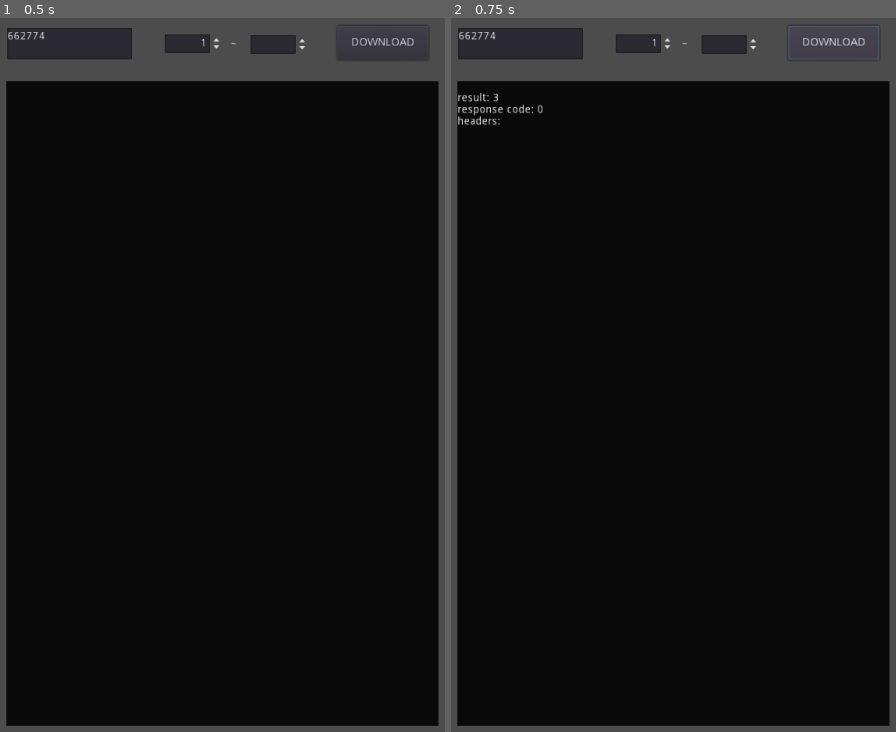
Above: before the commit, frames 1-2 (left to right).
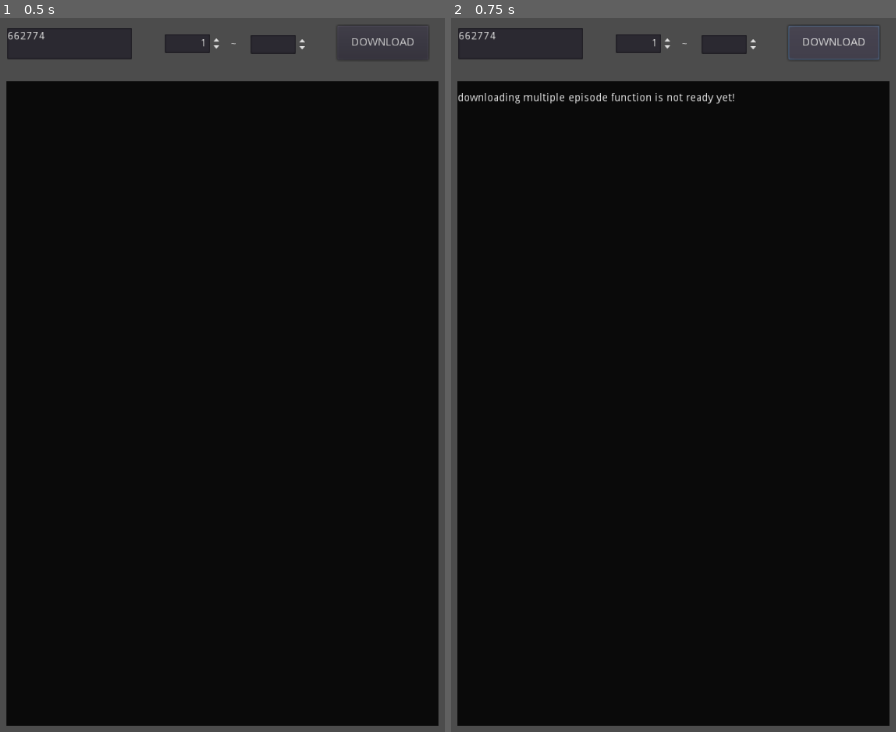
Above: after the commit, the same moments.

Repository: enhyq/GodotProject
Game: Godot game, scene res://Main.tscn
The game is run twice, just before and just after one commit, with the same random seed, the same clock (stepped at 60 frames per second) and the same inputs. The project has no main scene, so this scene is started directly.
Inputs:
- Up to frame 1 (0.5 s): no input
- Up to frame 2 (0.75 s): click "DOWNLOAD" at 0.5 s

Frame 1 is identical in both runs. In frame 2, 0.6% of the frame differs, in the area x 1-64%, y 10-15%.

Commit message:
Add single episode download function

Diff:
--- a/webtoon_downloader/Main.gd
+++ b/webtoon_downloader/Main.gd
@@ -1,20 +1,43 @@
 extends Node2D
 
-var img_data:Array = []
+
+# global variables to store shared data
+var img_urls:Array = []
 var img_save_path:String
-var base_url = "https://comic.naver.com/webtoon/detail.nhn?titleId=%d&no=%d"
+var request_header
+var current_episode:int # for storing currently downloading episode number
+
+# node shortcuts
+var _output_display
+var _titleid_input
+var _episode_from_input
+var _episode_to_input
+
 
 func _ready():
-	pass
+	_output_display = $Node/OuputDisplay
+	_titleid_input = $Node/TitleIdInput
+	_episode_from_input = $Node/EpisodeFromInput
+	_episode_to_input = $Node/EpisodeToInput
 
 
-func add_text(RTlabel:RichTextLabel, string:String, newline:bool = true):
-	if newline:
-		RTlabel.text += "\n" + string
-	else:
-		RTlabel.text += string
+func get_titleid_val():
+	return _titleid_input.text.to_int()
+func get_episode_from_val():
+	return _episode_from_input.value
+func get_episode_to_val():
+	return _episode_to_input.value
 
 
+# adds string to OuputDisplay node
+func print_on_output_display(string:String, newline:bool = true):
+	if newline:
+		_output_display.text += "\n" + string
+	else:
+		_output_display.text += string
+
+
+# function for saving data on OS file -- for debugging
 func append_to_text_file(file_path:String, string:String):
 	var file = File.new()
 	var error = file.open(file_path, file.READ_WRITE)
@@ -31,17 +54,39 @@
 	file.close()
 
 
-func get_requeste_url() -> String:
-	var titleid = $Node/TitleIdInput.text.to_int()
-	var episode_from = $Node/EpisodeFrom.value
-	var episode_to= $Node/EpisodeTo.value
-	var request_url = base_url % [titleid, episode_to]
-	return request_url
-
-func get_naver_comic():
-	$HTTPRequest.request(get_requeste_url())
+# creates a valid url address to specific title and episode of naver comic
+func create_naver_comic_url(titleId, episode) -> String:
+	return "https://comic.naver.com/webtoon/detail.nhn?titleId=%d&no=%d" % [titleId, episode]
 
 
+# ***** 1 *****
+func _on_DownloadButton_pressed():
+	# download single episode page
+	if get_episode_from_val() == get_episode_to_val():
+		$HTTPRequest.connect("request_completed", self, "_on_getWebtoonPage_request_completed")
+		$HTTPRequest.request(create_naver_comic_url(get_titleid_val(), get_episode_to_val()))
+	else:
+		print_on_output_display("downloading multiple episode function is not ready yet!")
+
+
+# ***** 2 *****
+func _on_getWebtoonPage_request_completed(result, response_code, headers, body):
+	print_HTTPRequest_RRH_on_output_display(result, response_code, headers)
+	img_urls.clear()
+	img_urls = parse_img_data_from_html(body)
+
+	# debug
+	for i in img_urls:
+		append_to_text_file("/tmp/guest-6fr2gu/Desktop/test.txt", i)
+
+	if img_urls != []:
+		$FileDialog.popup_centered()
+	else:
+		print_on_output_display("No Imgage url was Found...")
+
+
+# ***** 2.5 ***** (used in step 2)
+# extracts img urls from webtoon page
 func parse_img_data_from_html(html_data_buffer:PoolByteArray) -> Array:
 	var img_scr_list = []
 	var xml = XMLParser.new()
@@ -50,12 +95,13 @@
 		printerr("Error has accured while trying to OPEN xml buffer...  error code:", error)
 		return []
 
-	error = xml.read()
+	error = xml.read()	# begin reading the first line of xml
 	if error != OK:
 		printerr("Error has accured while trying to READ xml buffer...  error code:", error)
 		return []
 
-	var temp_path = "C:/Users/admin/Documents/GitHub/test.txt" #for windows computer
+#	var temp_path = "C:/Users/admin/Documents/GitHub/test.txt" # for windows computer debug
+	var temp_path = "/tmp/guest-6fr2gu/Desktop/test.txt" # for linux computer debug
 #	var path= "user://test.txt"
 
 	while !error:
@@ -75,69 +121,39 @@
 				pass
 		error = xml.read()
 		if error != OK:
+			# when reached EOF, break loop
 			if error == ERR_FILE_EOF:
 				break
-			printerr("Error has accured while trying to READ xml buffer...  error code:", error)
-			return []
+			else:
+				printerr("Error has accured while trying to READ xml buffer...  error code:", error)
+				return []
+
 	return img_scr_list
 
 
-func download_img_to_local(urls:Array, dir:String):
-	var i = 0
-	var header = ["User-Agent: Mozilla/5.0 (Windows NT 10.0; Win64; x64) AppleWebKit/537.36 (KHTML, like Gecko) Chrome/90.0.4430.93 Safari/537.36",
-				 "Referer: " + get_requeste_url()
-				]
-	$HTTPRequestImg.request(urls[0], header)
-
-#	for img_url in urls:
-#		$HTTPRequestImg.request(img_url, header)
-#		img_save_path = dir + str(i) + ".png"
-#		print("worked!", i)
-#		i += 1
+# ***** 3 *****
+func _on_FileDialog_confirmed():
+	img_save_path = $FileDialog.current_dir
+	download_img_to_local()
 
 
-func _on_HTTPRequest_request_completed(result, response_code, headers, body):
-	add_text($Node/OuputLabel, "result: " + str(result))
-	add_text($Node/OuputLabel, "response code: " + str(response_code))
-	add_text($Node/OuputLabel, "headers: ")
-	for i in headers:
-		add_text($Node/OuputLabel, i)
-
-	img_data.clear()
-	img_data = parse_img_data_from_html(body)
-	if img_data != []:
-		$FileDialog.popup_centered()
+# ***** 4 *****
+func download_img_to_local():
+	request_header = ["User-Agent: Mozilla/5.1 (Windows NT 10.1; Win64; x64) AppleWebKit/536.37 (KHTML, like Gecko) Chrome/91.1.4480.73 Safari/535.36",
+				 "Referer: " + create_naver_comic_url(get_titleid_val(), get_episode_to_val())
+				]
+	if $HTTPRequest.is_connected("request_completed", self, "_on_getWebtoonPage_request_completed"):
+		$HTTPRequest.disconnect("request_completed", self, "_on_getWebtoonPage_request_completed")
+	if not $HTTPRequest.is_connected("request_completed", self, "_on_downloadMultipleImgs_request_completed"):
+		$HTTPRequest.connect("request_completed", self, "_on_downloadMultipleImgs_request_completed")
+	$HTTPRequest.request(img_urls.pop_back(), request_header)
+	print(img_urls.size())
 
 
-func _on_DownloadButton_pressed():
-	var titleid = $Node/TitleIdInput.text.to_int()
-	var episode_from = $Node/EpisodeFrom.value
-	var episode_to= $Node/EpisodeTo.value
-	if episode_from == episode_to:
-		get_naver_comic()
-	else:
-		var message = "downloading multiple episode function is not ready yet!"
-		add_text($Node/OuputLabel, message)
-
-
-func _on_EpisodeFrom_value_changed(value):
-	if $Node/EpisodeFrom.value > $Node/EpisodeTo.value:
-		$Node/EpisodeTo.value = value
-	$Node/EpisodeTo.min_value = value
-
-
-func _on_FileDialog_confirmed():
-	img_save_path = $FileDialog.current_dir + "test.jpeg"
-	download_img_to_local(img_data, $FileDialog.current_dir)
-
-
-func _on_HTTPRequestImg_request_completed(result, response_code, headers, body):
-	add_text($Node/OuputLabel, "result: " + str(result))
-	add_text($Node/OuputLabel, "response code: " + str(response_code))
-	add_text($Node/OuputLabel, "headers: ")
-	for i in headers:
-		add_text($Node/OuputLabel, i)
-
+# ***** 5 *****
+# this fuction is requires global variable "img_urls"
+func _on_downloadMultipleImgs_request_completed(result, response_code, headers, body):
+	print_HTTPRequest_RRH_on_output_display(result, response_code, headers)
 	if result == HTTPRequest.RESULT_SUCCESS:
 		if response_code != 403:
 			var image = Image.new()
@@ -145,9 +161,29 @@
 			if error != OK:
 				printerr("Couldn't load the image.")
 
-			add_text($Node/OuputLabel, "Saving image to  " + img_save_path)
-			image.save_png(img_save_path)
+			print_on_output_display("Saving image to  " + img_save_path + "/" + str(img_urls.size()) + ".jpeg")
+			image.save_png(img_save_path + "/" + str(len(img_urls)) + ".png")
 		else:
 			printerr("response_code:", response_code)
 	else:
 		printerr("Unexpected result from HTTPRequest...  result code:", result)
+
+	print(img_urls.size())
+	if img_urls.size() > 0:
+		download_img_to_local()
+
+
+# prints http request result, response, and headers to output display -- for debugging
+func print_HTTPRequest_RRH_on_output_display(result, response_code, headers):
+	print_on_output_display("result: " + str(result))
+	print_on_output_display("response code: " + str(response_code))
+	print_on_output_display("headers: ")
+	for i in headers:
+		print_on_output_display(i)
+	print_on_output_display("##################\n\n")
+
+
+func _on_EpisodeFrom_value_changed(value):
+	if value > get_episode_to_val():
+		_episode_to_input.value = value
+	_episode_to_input.min_value = value
--- a/webtoon_downloader/Main.tscn
+++ b/webtoon_downloader/Main.tscn
@@ -33,7 +33,7 @@
 "_edit_use_anchors_": false
 }
 
-[node name="OuputLabel" type="RichTextLabel" parent="Node"]
+[node name="OuputDisplay" type="RichTextLabel" parent="Node"]
 margin_left = -139.0
 margin_top = 71.0
 margin_right = 415.0
@@ -44,7 +44,7 @@
 "_edit_use_anchors_": false
 }
 
-[node name="EpisodeFrom" type="SpinBox" parent="Node"]
+[node name="EpisodeFromInput" type="SpinBox" parent="Node"]
 margin_left = 64.1447
 margin_top = 10.6908
 margin_right = 138.145
@@ -58,14 +58,14 @@
 "_edit_use_anchors_": false
 }
 
-[node name="EpisodeTo" type="SpinBox" parent="Node"]
+[node name="EpisodeToInput" type="SpinBox" parent="Node"]
 margin_left = 173.855
 margin_top = 11.9019
 margin_right = 247.855
 margin_bottom = 35.9019
 min_value = 1.0
 max_value = 9999.0
-value = 1.0
+value = 2.0
 rounded = true
 align = 2
 __meta__ = {
@@ -94,16 +94,12 @@
 dialog_hide_on_ok = true
 mode = 2
 access = 2
-current_dir = "/Users/admin/Documents/GitHub/GodotProject/webtoon_downloader"
-current_path = "/Users/admin/Documents/GitHub/GodotProject/webtoon_downloader/"
+current_dir = "/tmp/guest-6fr2gu/Desktop/GodotProject/webtoon_downloader"
+current_path = "/tmp/guest-6fr2gu/Desktop/GodotProject/webtoon_downloader/"
 __meta__ = {
 "_edit_use_anchors_": false
 }
 
-[node name="HTTPRequestImg" type="HTTPRequest" parent="."]
-
-[connection signal="request_completed" from="HTTPRequest" to="." method="_on_HTTPRequest_request_completed"]
 [connection signal="pressed" from="Node/DownloadButton" to="." method="_on_DownloadButton_pressed"]
-[connection signal="value_changed" from="Node/EpisodeFrom" to="." method="_on_EpisodeFrom_value_changed"]
+[connection signal="value_changed" from="Node/EpisodeFromInput" to="." method="_on_EpisodeFrom_value_changed"]
 [connection signal="confirmed" from="FileDialog" to="." method="_on_FileDialog_confirmed"]
-[connection signal="request_completed" from="HTTPRequestImg" to="." method="_on_HTTPRequestImg_request_completed"]
